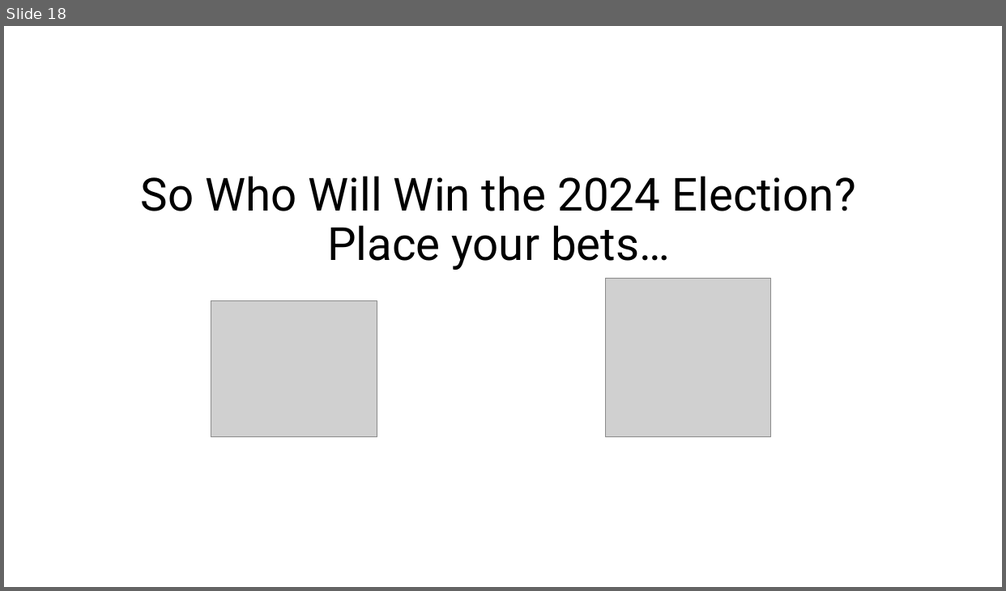
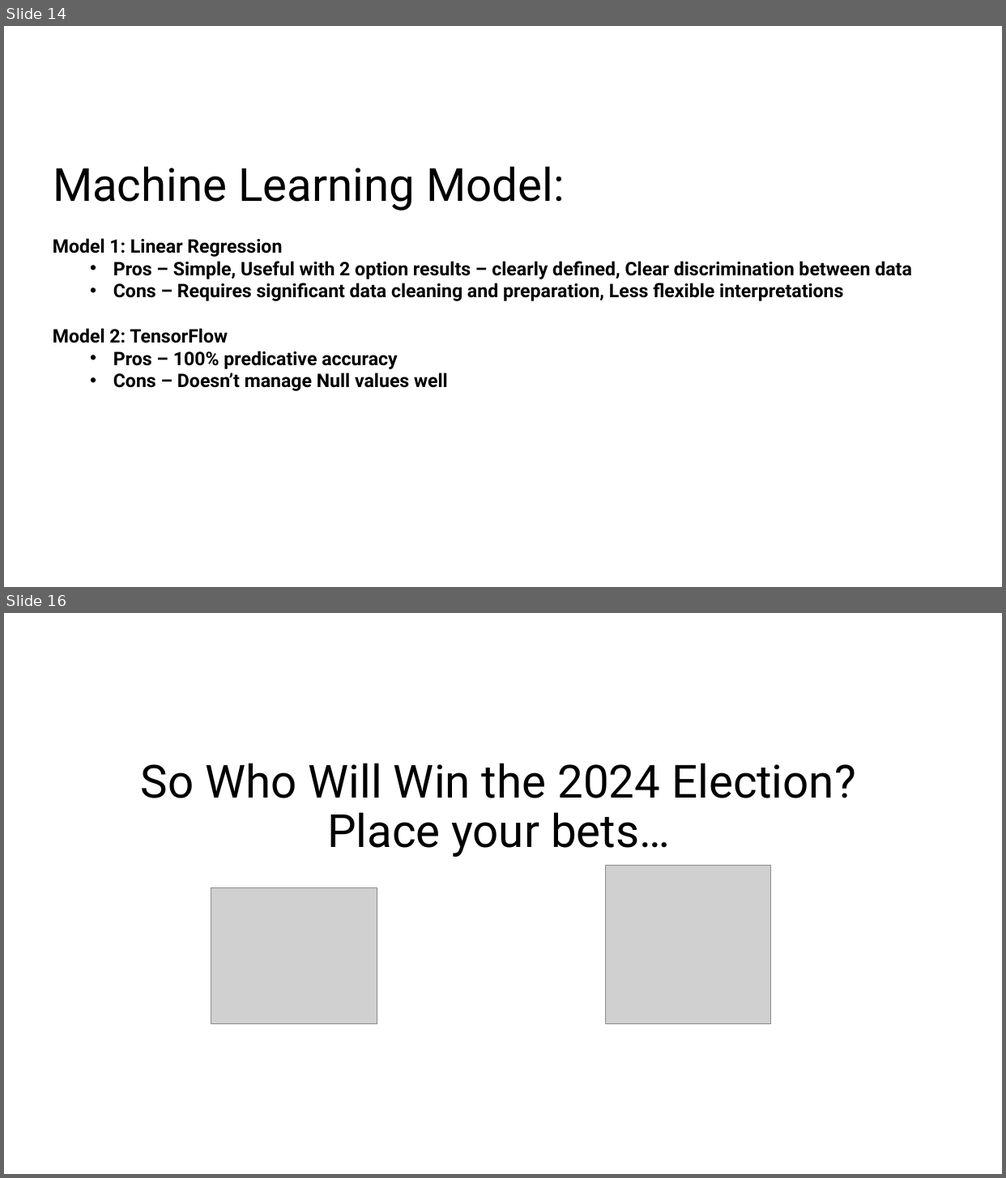
Before and after one commit to azmedtech/Election_Prediction_Project_4, a slide deck: Election_Prediction_Presentation.pptx. Shown one above the other, each under a label of ours: slide 18 before the commit, slides 14 and 16 after it; the slides between them are not shown. The pictures are 1006x591 and 1006x1178 pixels, drawn with LibreOffice and Linux fonts; fonts in the diff are those of the drawing; grey boxes stand for pictures; background and template pictures are left out. Boxes give left, top, right and bottom in pixels: in the first picture for what was removed or moved away, otherwise in the second. Text is boxed around its words. In the diff, an @@ line names an element or a change of style, - is before the commit and + after.

```diff
--- a/Election_Prediction_Presentation.pptx
+++ b/Election_Prediction_Presentation.pptx
@@ slide 14 added at [4, 26, 1002, 587], background picture (left out) @@
@@ title added at [53, 166, 565, 211], 44 pt, text #000000 @@
+Machine Learning Model:
@@ text added at [53, 238, 912, 391], 18 pt, text #000000, bold @@
+Model 1: Linear Regression
+  • Pros – Simple, Useful with 2 option results – clearly defined, Clear discrimination between data
+  • Cons – Requires significant data cleaning and preparation, Less flexible interpretations
+Model 2: TensorFlow
+  • Pros – 100% predicative accuracy
+  • Cons – Doesn’t manage Null values well
@@ what was slide 18 is now slide 16 @@
```
Also in this commit, not shown: 4 slides changed, 3 other slides added, 7 slides removed.
